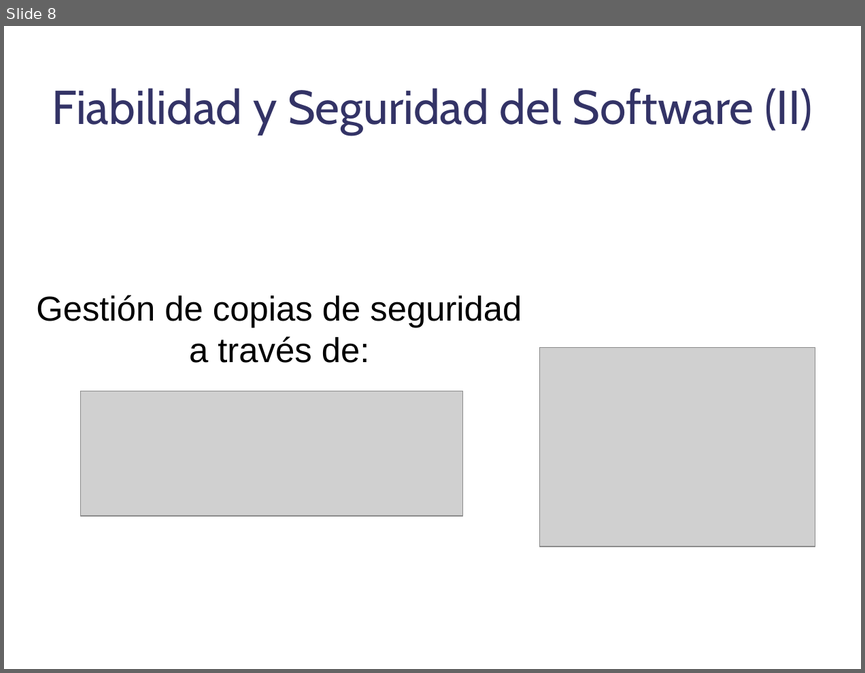
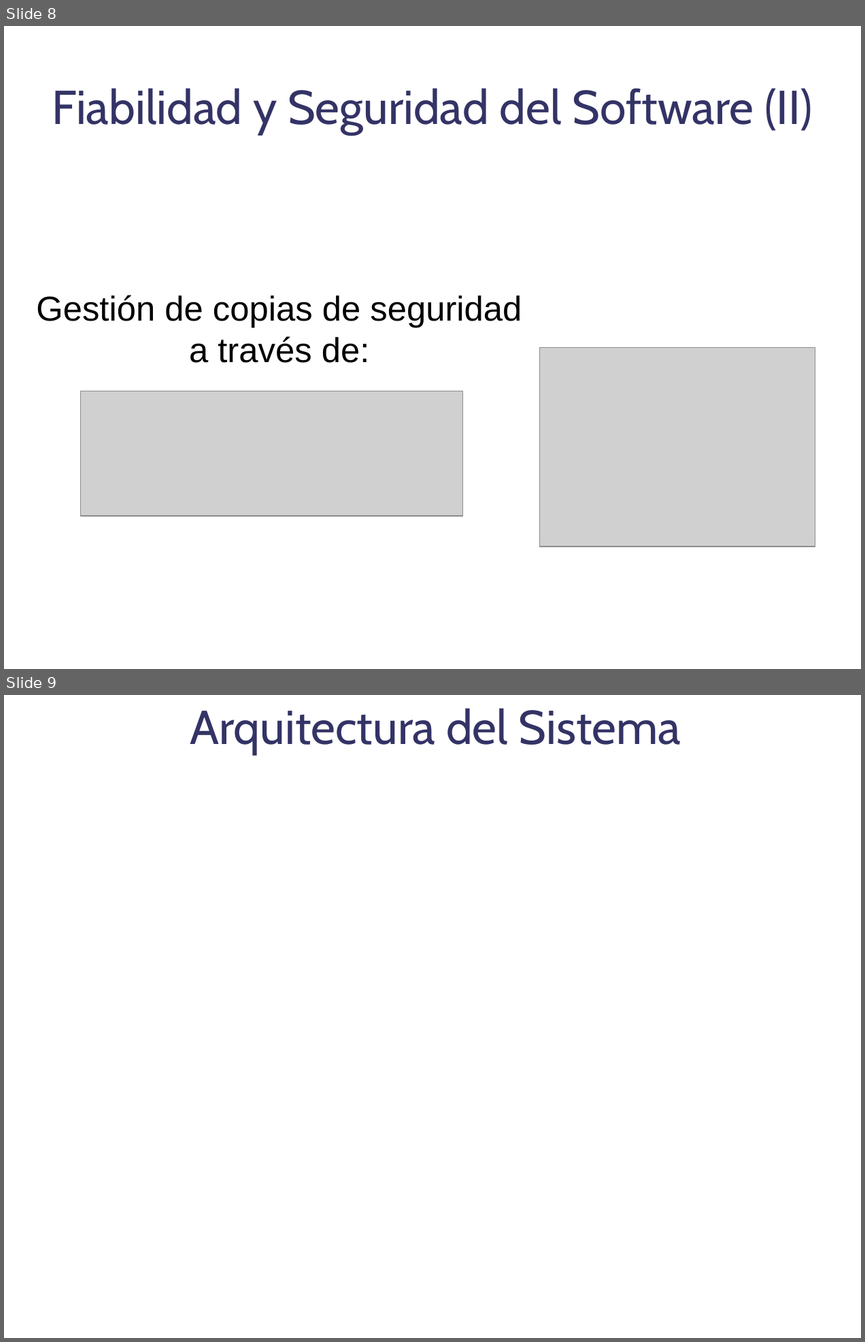
Before and after one commit to danoco78/touchteam, a slide deck: 3_iteracion/Planificacion/Presentacion Final.odp. Shown one above the other, each under a label of ours: slide 8 before the commit, slides 8 and 9 after it. The pictures are 865x673 and 865x1342 pixels, drawn with LibreOffice and Linux fonts; fonts in the diff are those of the drawing; grey boxes stand for pictures; background and template pictures are left out. Boxes give left, top, right and bottom in pixels: in the first picture for what was removed or moved away, otherwise in the second. Text is boxed around its words. In the diff, an @@ line names an element or a change of style, - is before the commit and + after.

```diff
--- a/3_iteracion/Planificacion/Presentacion Final.odp
+++ b/3_iteracion/Planificacion/Presentacion Final.odp
@@ slide 9 added at [4,695,861,1338], background picture (left out) @@
@@ title added at [190,708,681,755], 44 pt, text #333366 @@
+Arquitectura del Sistema
```
Also in this commit, not shown: 6 other slides added.
